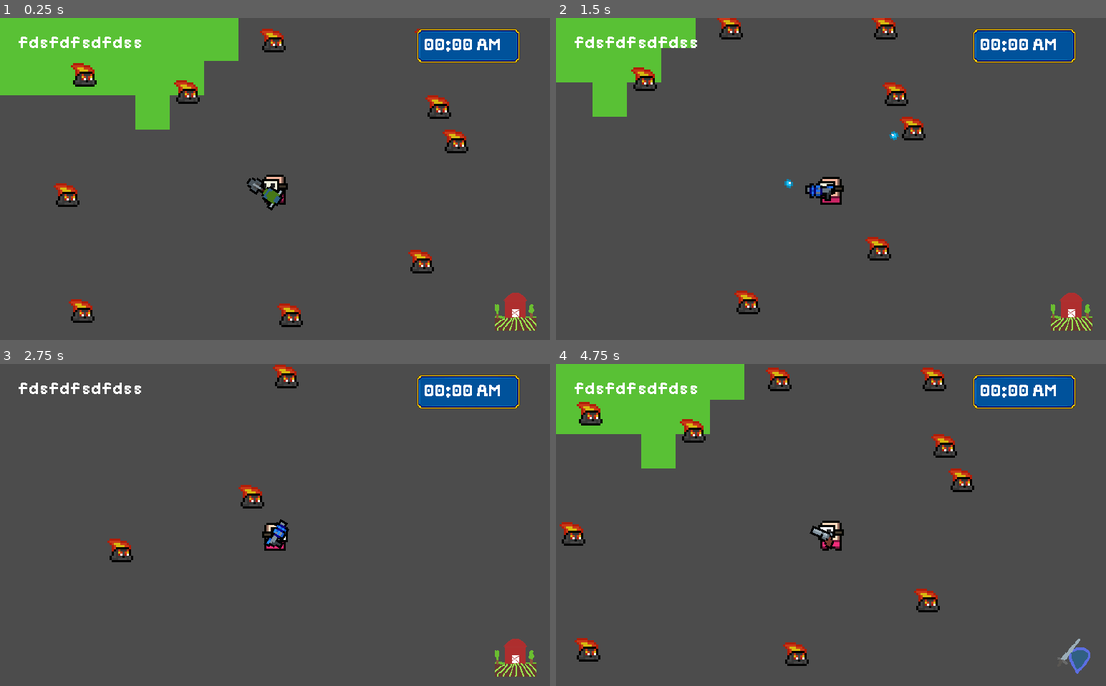
Above: before the commit, frames 1-4 (two rows, left to right).
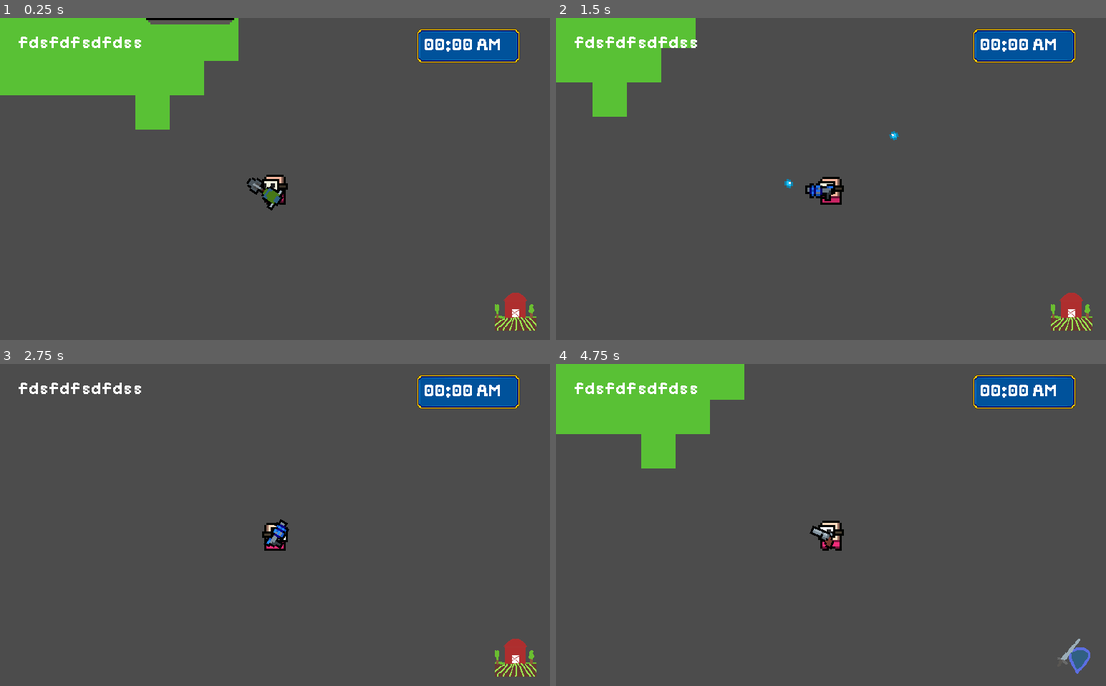
Above: after the commit, the same moments.

Repository: sugarvoid/gargun-valley
Game: Godot game, scene res://game/Game.tscn
The game is run twice, just before and just after one commit, with the same random seed, the same clock (stepped at 60 frames per second) and the same inputs.
Inputs (mouse positions are in pixels of both pictures, inside the frame that each line leads up to):
- Up to frame 1 (0.25 s): no input
- Up to frame 2 (1.5 s): tap Enter at 0.5 s; move the mouse to (952, 162) at 0.52 s; hold D (move_right) 0.53-1.28 s; tap Mouse wheel down (cycle_hand) at 0.6 s; click (952, 162) at 0.67 s; move the mouse to (721, 195) at 1.27 s; hold S (move_down) from 1.28 s (still down); click (721, 195) at 1.35 s
- Up to frame 3 (2.75 s): move the mouse to (330, 454) at 2.02 s; release S (move_down) at 2.03 s; hold D (move_right) from 2.03 s (still down); tap R (light_toggle) at 2.1 s
- Up to frame 4 (4.75 s): move the mouse to (803, 589) at 2.77 s; release D (move_right) at 2.78 s; hold W (move_up) 2.78-3.53 s; right-click (803, 589) at 2.85 s; click (803, 589) at 2.92 s; move the mouse to (996, 573) at 3.52 s; hold A (move_left) from 3.53 s (still down); tap E (switch_mode) at 3.6 s; move the mouse to (666, 476) at 4.27 s; tap Mouse wheel down (cycle_hand) at 4.35 s

The runs differ from the first frame. In frame 1, 2.1% of the frame differs, in the area x 9-86%, y 0-96%; in frame 2, 1.3%; in frame 3, 0.6%; in frame 4, 2.0%.

Commit message:
Add tent sprite

Diff:
--- a/game/Game.tscn
+++ b/game/Game.tscn
@@ -1,7 +1,8 @@
-[gd_scene load_steps=9 format=2]
+[gd_scene load_steps=10 format=2]
 
 [ext_resource path="res://game/actor/player/Player.tscn" type="PackedScene" id=1]
 [ext_resource path="res://game/interface/hud/HUD.tscn" type="PackedScene" id=2]
+[ext_resource path="res://tent.png" type="Texture" id=3]
 [ext_resource path="res://game/garden_manager.gd" type="Script" id=4]
 [ext_resource path="res://game/game.gd" type="Script" id=5]
 [ext_resource path="res://game/manager/TimeManager.tscn" type="PackedScene" id=11]
@@ -55,7 +56,12 @@
 
 [node name="Plots" type="YSort" parent="GardenManager"]
 
+[node name="Tent" type="Sprite" parent="."]
+position = Vector2( 90, 15 )
+texture = ExtResource( 3 )
+
 [node name="EnemyManager" type="Node2D" parent="."]
+visible = false
 
 [node name="Enemy" parent="EnemyManager" instance=ExtResource( 12 )]
 position = Vector2( 39, 166 )
@@ -85,7 +91,7 @@
 position = Vector2( 200, 40 )
 
 [node name="Enemy10" parent="EnemyManager" instance=ExtResource( 12 )]
-position = Vector2( 88, 64 )
+position = Vector2( 85, 71 )
 
 [node name="BulletManager" type="Node2D" parent="."]
 
Binary file added: building-test.aseprite
Binary file added: tent-1.aseprite
Binary file added: tent.png
Not shown, added: tent.png.import
